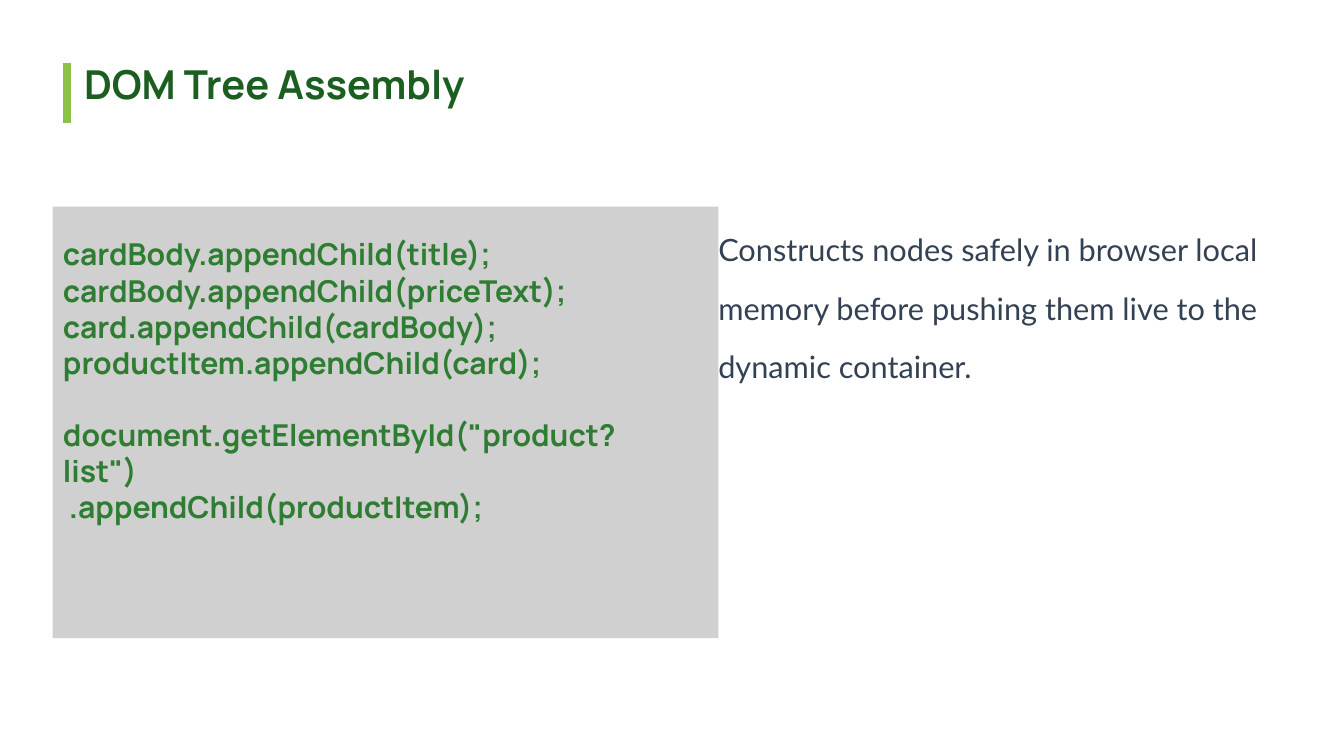
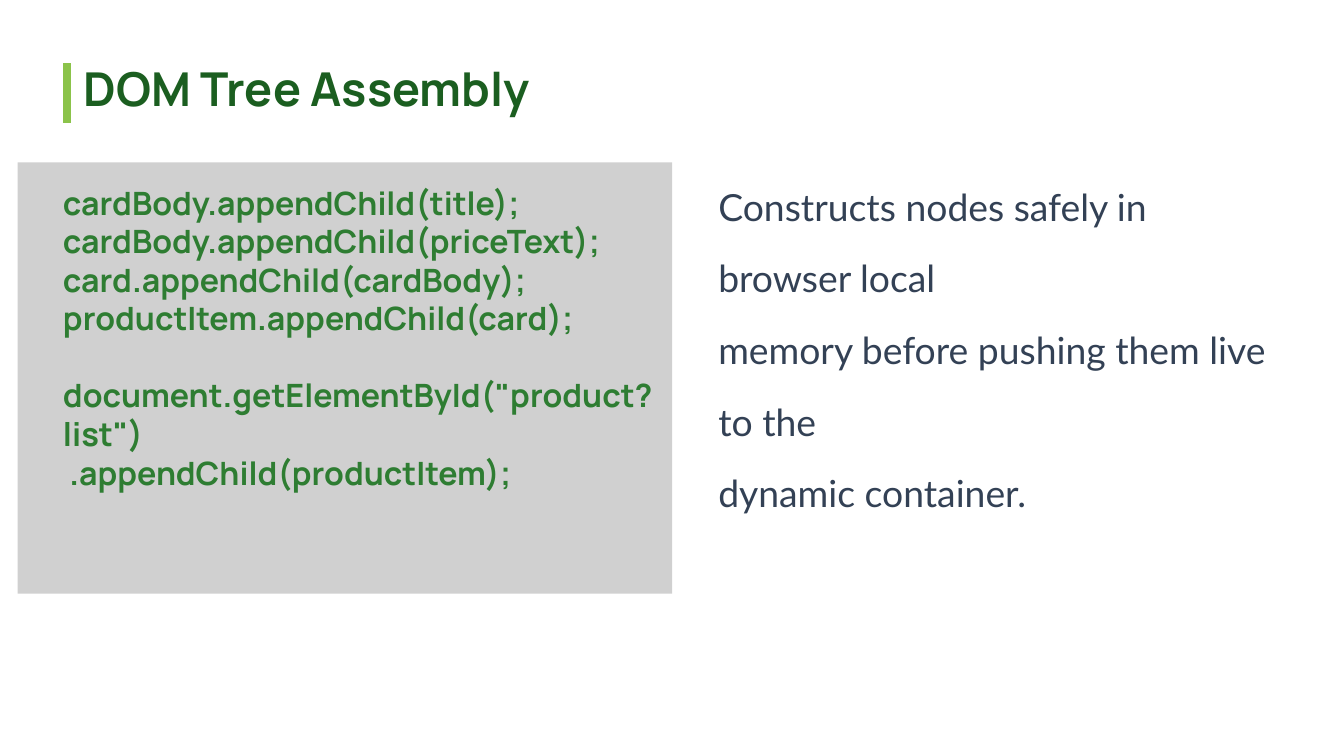
Before and after one commit to holoc2021tv/110124109, a slide deck: slide 6 of thuyettrinh.pptx. Drawn at 1344x756 pixels with LibreOffice and Linux fonts; fonts in the diff are those of the drawing; grey boxes stand for pictures; background and template pictures are left out. Boxes give left, top, right and bottom in pixels: in the first picture for what was removed or moved away, otherwise in the second. Text is boxed around its words. In the diff, an @@ line names an element or a change of style, - is before the commit and + after.

```diff
--- a/thuyettrinh.pptx
+++ b/thuyettrinh.pptx
@@ text "DOM Tree Assembly" at box(84, 71, 530, 118): size 42.8 to 50 pt; line spacing 51.3pt to 60pt @@
@@ picture: place and size @@
-picture at box(52, 207, 718, 638)
+picture at box(17, 162, 672, 593)
@@ text "Constructs nodes safely in browser ...": place and size @@
-text "Constructs nodes safely in browser ..." at box(718, 238, 1257, 384)
+text "Constructs nodes safely in browser ..." at box(718, 193, 1265, 514)
@@ text "Constructs nodes safely in browser ..." at box(718, 193, 1265, 514): size 32.9 to 40 pt; line spacing 63.1pt to 76.8pt @@
@@ text "cardBody.appendChild(title);": place and size @@
-text "cardBody.appendChild(title);" at box(63, 239, 616, 525)
+text "cardBody.appendChild(title);" at box(63, 188, 652, 493)
@@ text "cardBody.appendChild(title);" at box(63, 188, 652, 493): size 32.2 to 34.4 pt; size 32.2 to 35 pt in "list")"; line spacing 38.7pt to 41.3pt; line spacing 38.7pt to 42pt @@
```
Also in this commit, not shown: 8 other slides changed, 1 slide added, 1 slide removed.
